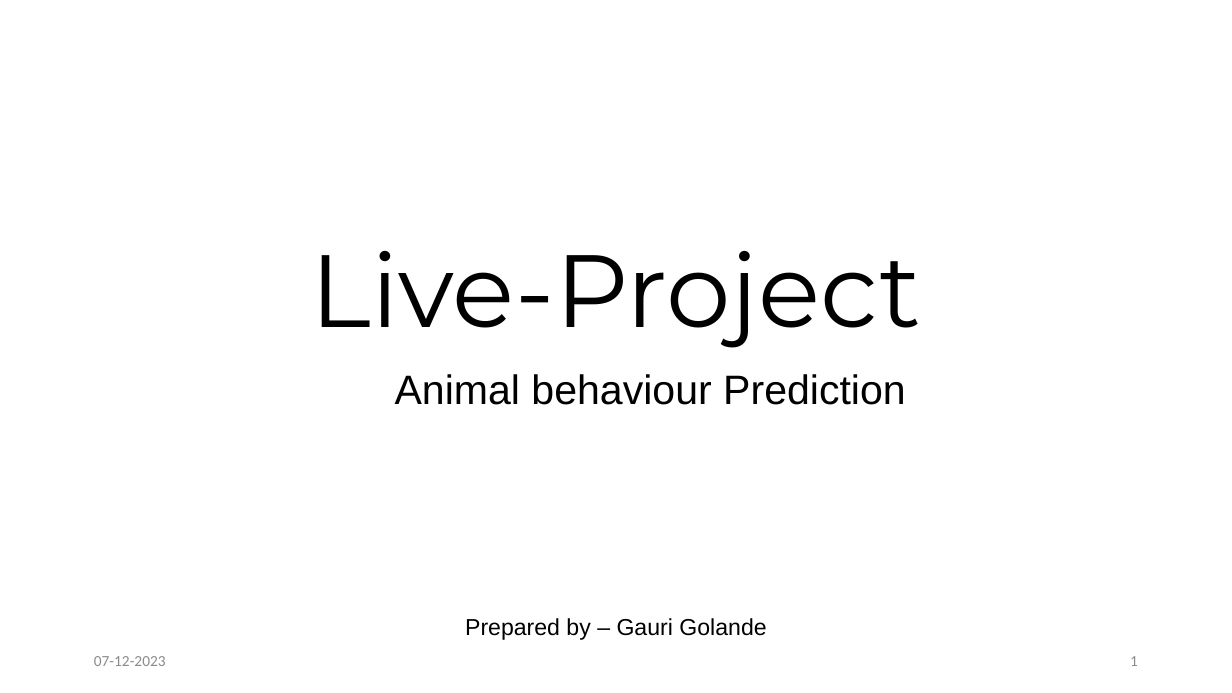
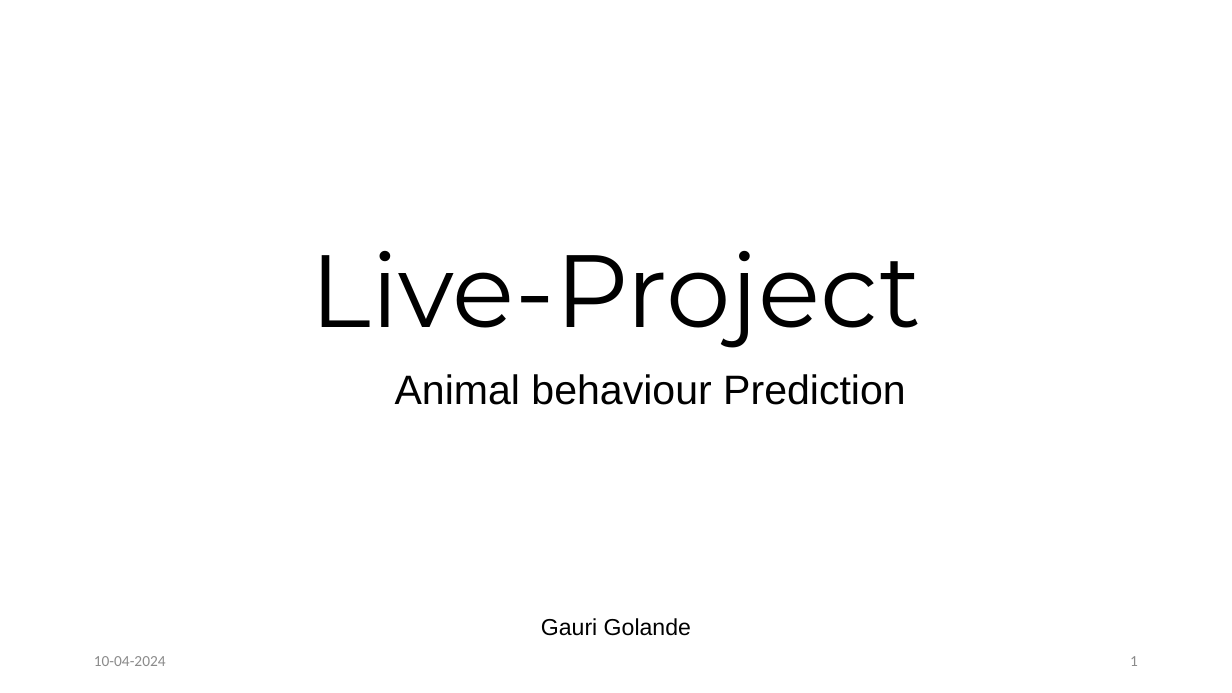
Before and after one commit to Gauri610/Data-Analytics-Projects, a slide deck: slide 1 of LiveProject-Animal_Behavior_Prediction.pptx. Drawn at 1232x693 pixels with LibreOffice and Linux fonts; fonts in the diff are those of the drawing. Boxes give left, top, right and bottom in pixels: in the first picture for what was removed or moved away, otherwise in the second. Text is boxed around its words. In the diff, an @@ line names an element or a change of style, - is before the commit and + after.

Commit message:
Minor update

```diff
--- a/LiveProject-Animal_Behavior_Prediction.pptx
+++ b/LiveProject-Animal_Behavior_Prediction.pptx
@@ text at [541,618,691,636]: text changed @@
-Prepared by – Gauri Golande
+Gauri Golande
@@ text at [94,656,166,666]: text changed @@
-07-12-2023
+10-04-2024
```
Also in this commit, not shown: 14 other slides changed.
